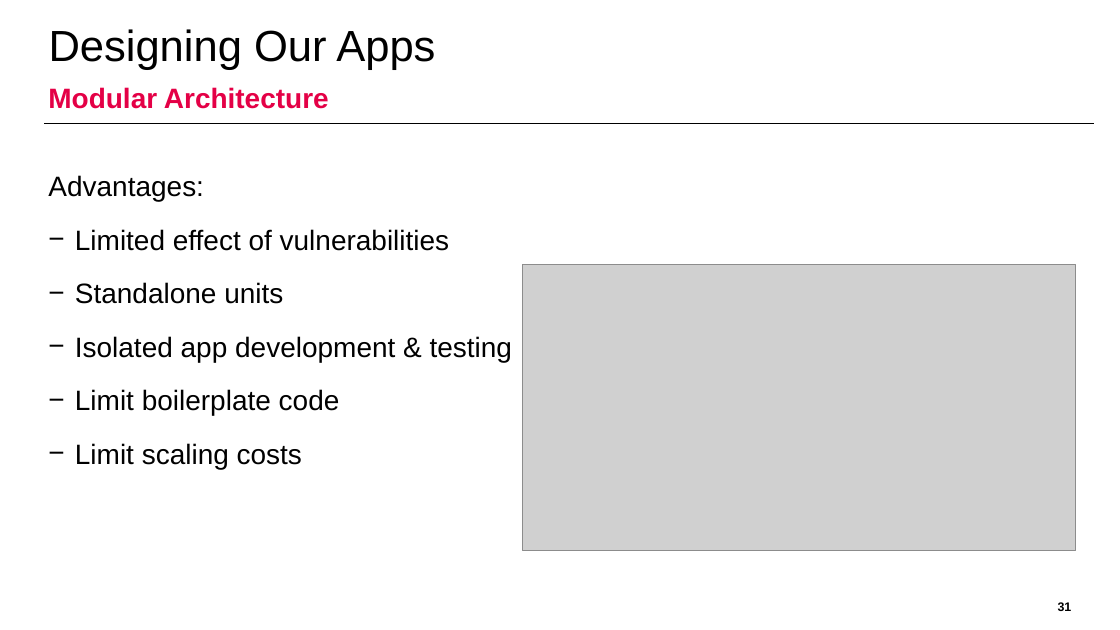
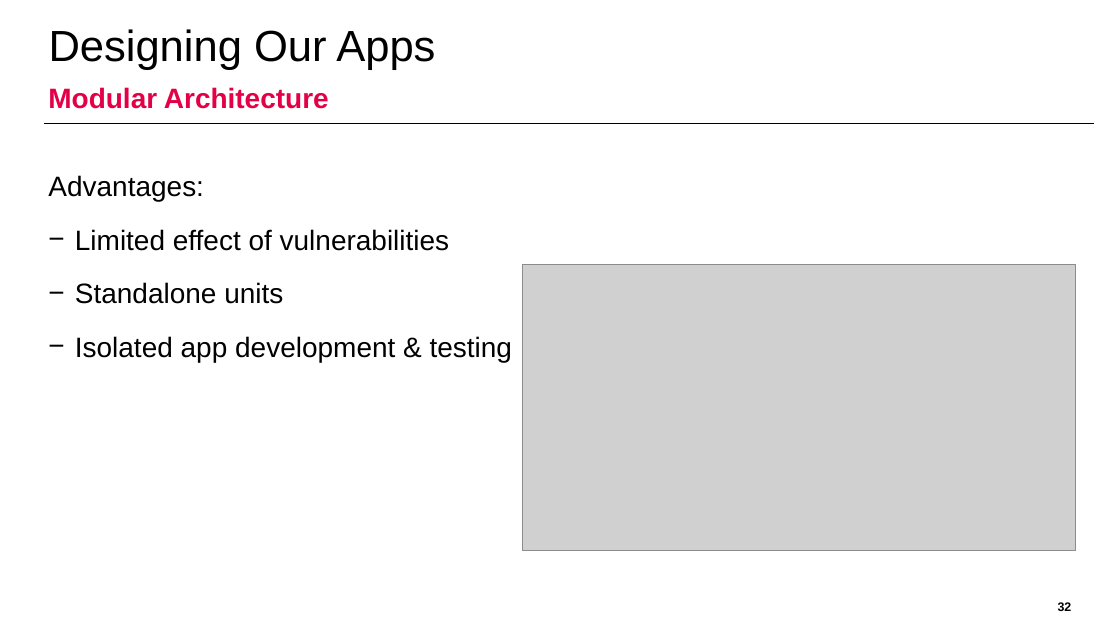
Before and after one commit to domi-cmd/Reference_Application_for_OWASP_MASTG, a slide deck: slide 32 of dev_documents/presentation/ba_thesis_presentation_kronig.pptx (slide 31 before the commit). Drawn at 1120x630 pixels with LibreOffice and Linux fonts; fonts in the diff are those of the drawing; grey boxes stand for pictures; background and template pictures are left out. Boxes give left, top, right and bottom in pixels: in the first picture for what was removed or moved away, otherwise in the second. Text is boxed around its words. In the diff, an @@ line names an element or a change of style, - is before the commit and + after.

```diff
--- a/dev_documents/presentation/ba_thesis_presentation_kronig.pptx
+++ b/dev_documents/presentation/ba_thesis_presentation_kronig.pptx
@@ text at (x1=75, y1=389, x2=340, y2=469): paragraphs removed @@
-− Limit boilerplate code
-− Limit scaling costs
@@ page number at (x1=1058, y1=602, x2=1072, y2=611): text changed @@
-31
+32
```
Also in this commit, not shown: 13 other slides changed, 2 slides added.
